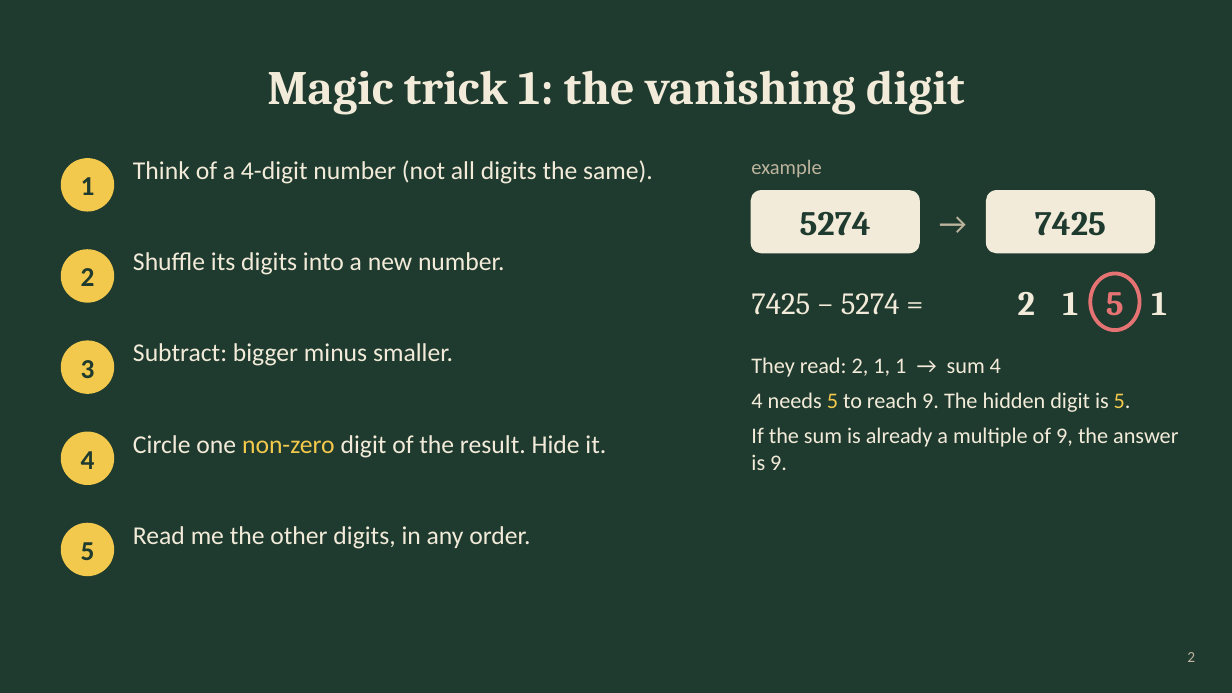
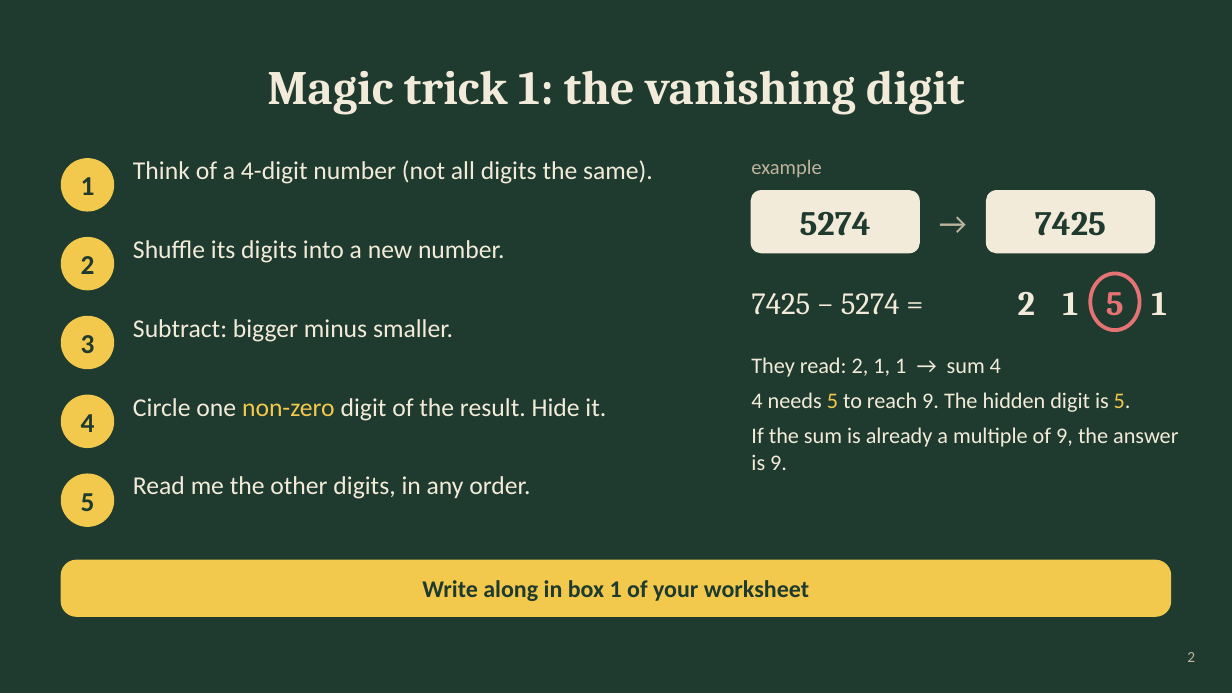
Before and after one commit to ZhihengLi0/math5248, a slide deck: slide 2 of presentation/PPT演讲版.pptx. Drawn at 1232x693 pixels with LibreOffice and Linux fonts; fonts in the diff are those of the drawing. Boxes give left, top, right and bottom in pixels: in the first picture for what was removed or moved away, otherwise in the second. Text is boxed around its words. In the diff, an @@ line names an element or a change of style, - is before the commit and + after.

```diff
--- a/presentation/PPT演讲版.pptx
+++ b/presentation/PPT演讲版.pptx
@@ 2 texts, 1 ellipse: place and size @@
-2 texts, 1 ellipse at (62,250,504,302)
+2 texts, 1 ellipse at (62,238,504,290)
@@ 2 texts, 1 ellipse: place and size @@
-2 texts, 1 ellipse at (62,341,453,393)
+2 texts, 1 ellipse at (62,317,453,368)
@@ 2 texts, 1 ellipse: place and size @@
-2 texts, 1 ellipse at (62,432,606,484)
+2 texts, 1 ellipse at (62,395,606,447)
@@ 2 texts, 1 ellipse: place and size @@
-2 texts, 1 ellipse at (62,524,530,575)
+2 texts, 1 ellipse at (62,474,530,526)
@@ rounded rectangle added at (62,561,1170,616), fill #F2C94C, outline #F2C94C 1 pt @@
@@ text added at (422,580,809,601), 14 pt, text #1F3A2E, bold @@
+Write along in box 1 of your worksheet
```
Also in this commit, not shown: 5 other slides changed, 1 slide removed, 20 other files.
